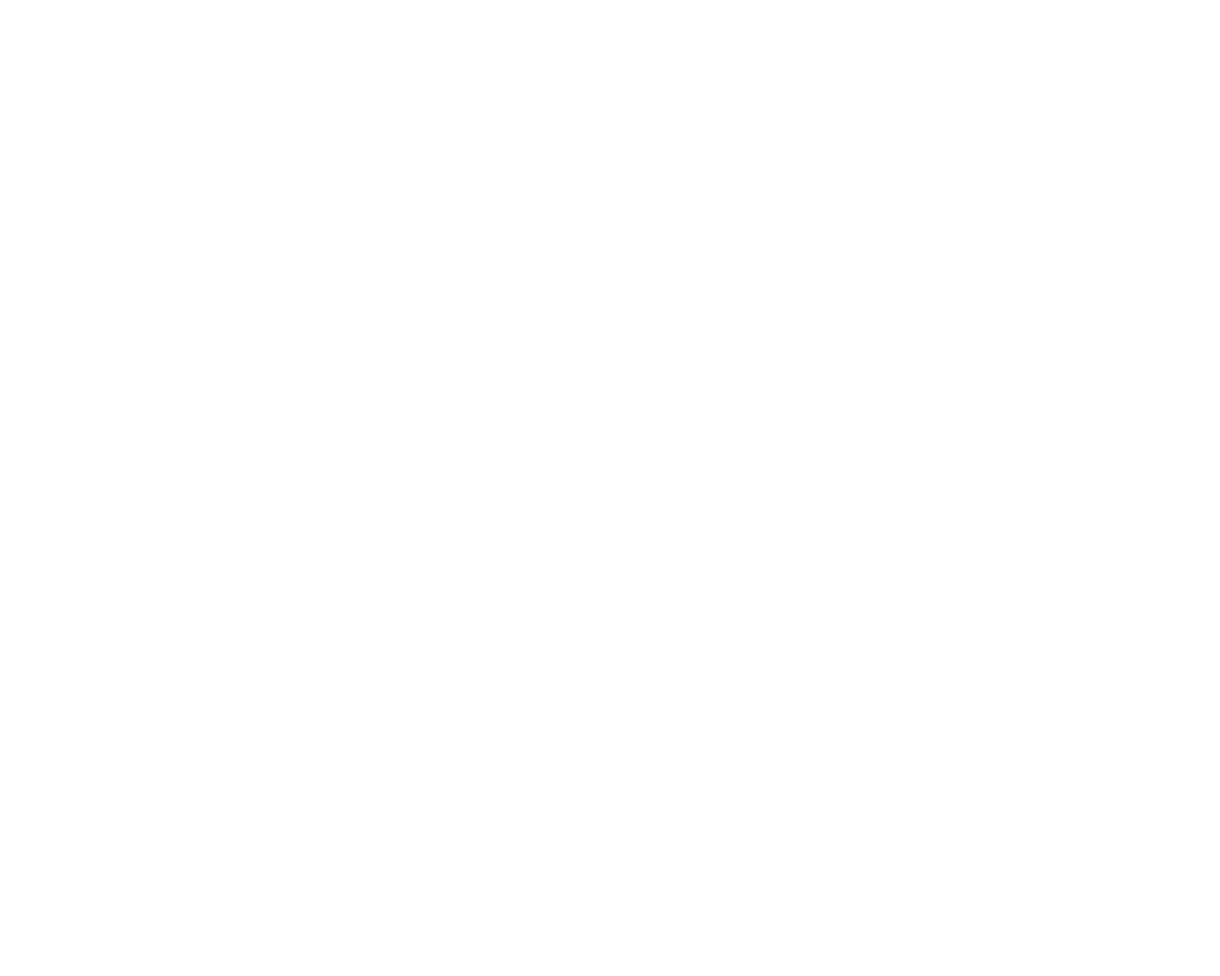
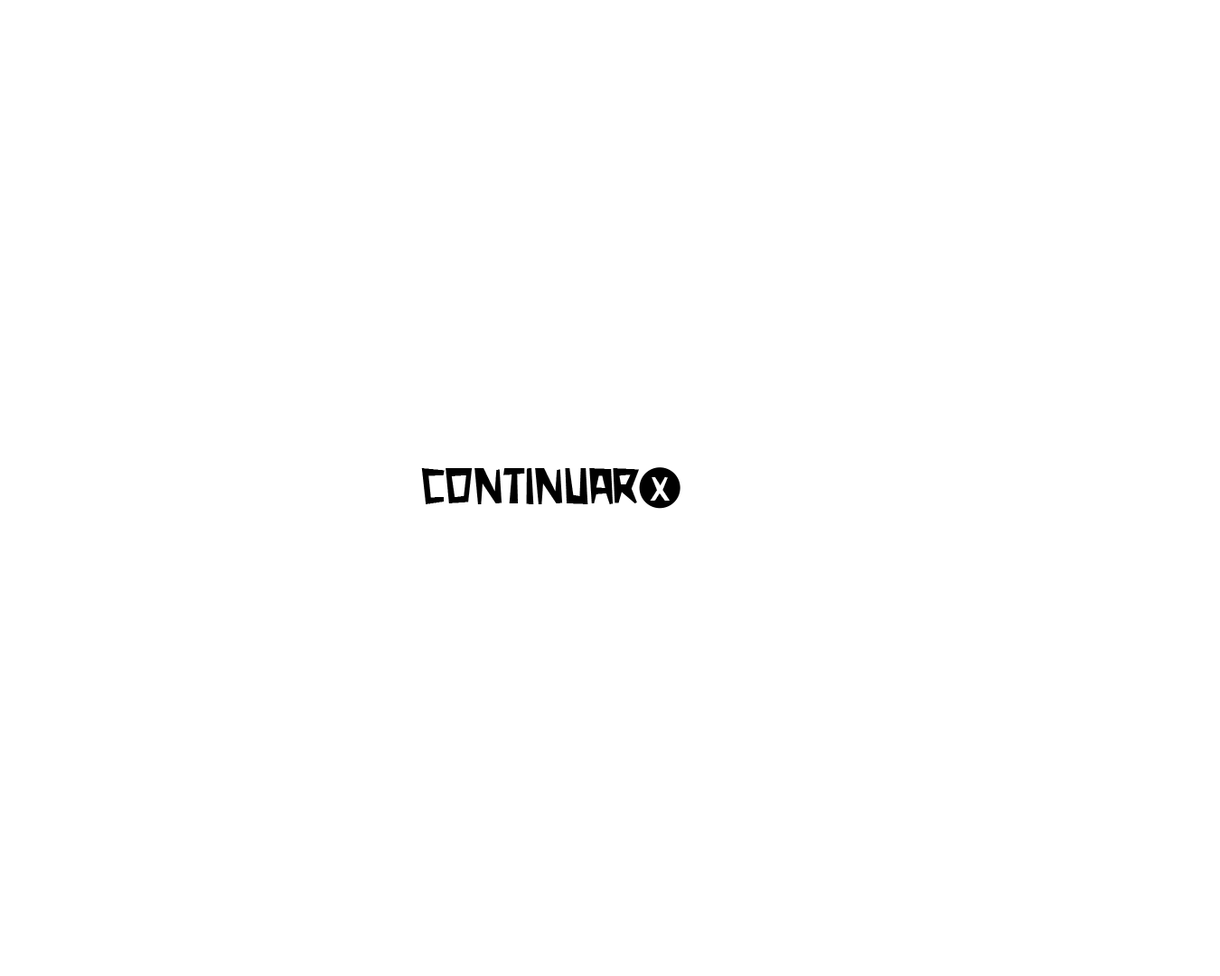
Comparing the layer stacks of the two w=1220, h=976 images. Changes:
added group "Group 3" with 4 layers in group "hud" over [left=421, top=467, right=681, bottom=509]
added layer "CONTINUAR" in group "Group 3" over [left=421, top=468, right=640, bottom=505]
added group "BUTÕES" with 2 layers in group "Group 3" over [left=639, top=467, right=681, bottom=509]
added layer "X" in group "BUTÕES" over [left=649, top=477, right=670, bottom=501]
added layer "Ellipse 1" in group "BUTÕES" over [left=639, top=467, right=681, bottom=509]
